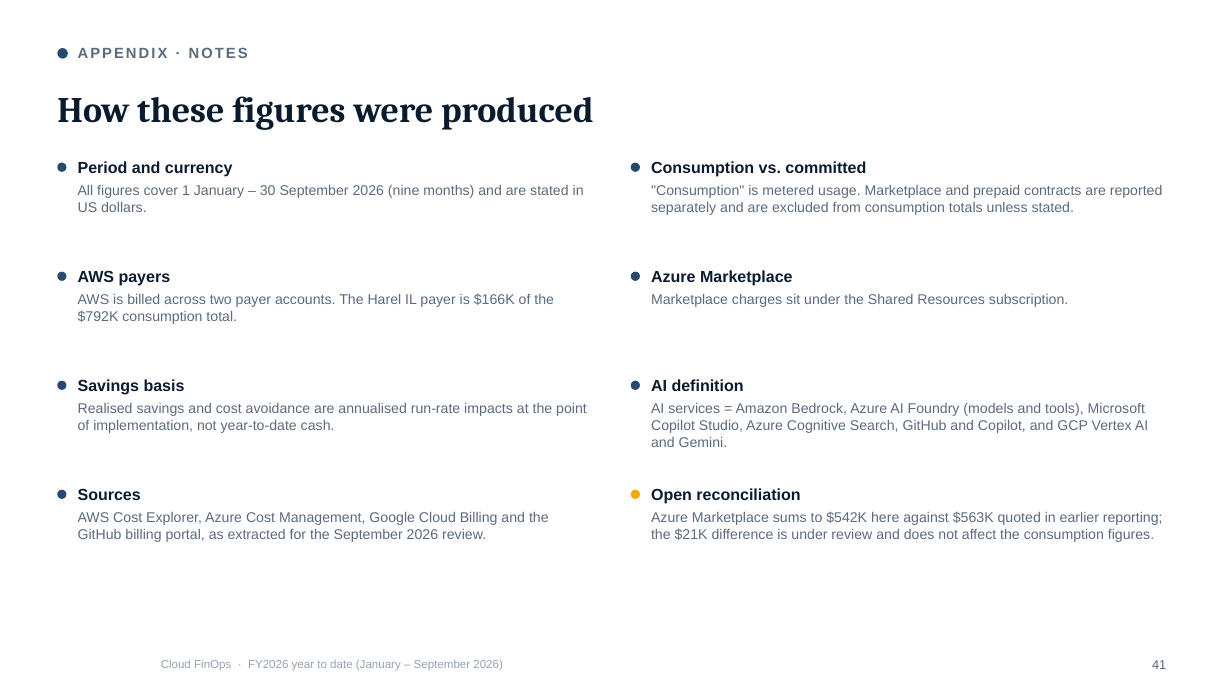
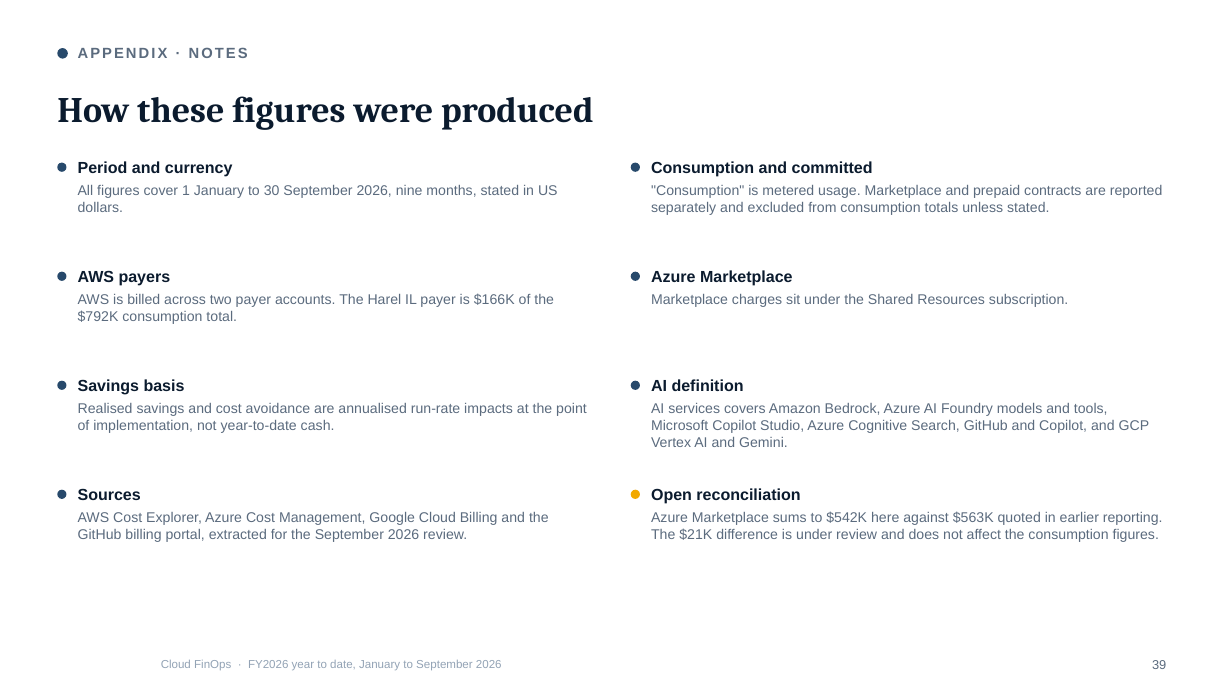
Before and after one commit to arielga5-code/Finops, a slide deck: slide 39 of presentations/Cloud_FinOps_Harel_FY2026_September.pptx (slide 41 before the commit). Drawn at 1232x693 pixels with LibreOffice and Linux fonts; fonts in the diff are those of the drawing; background and template pictures are left out. Boxes give left, top, right and bottom in pixels: in the first picture for what was removed or moved away, otherwise in the second. Text is boxed around its words. In the diff, an @@ line names an element or a change of style, - is before the commit and + after.

```diff
--- a/presentations/Cloud_FinOps_Harel_FY2026_September.pptx
+++ b/presentations/Cloud_FinOps_Harel_FY2026_September.pptx
@@ text at <box>651,161,873,177</box>: text changed @@
-Consumption vs. committed
+Consumption and committed
@@ text at <box>78,185,558,212</box>: text changed @@
-All figures cover 1 January – 30 September 2026 (nine months) and are stated in US dollars.
+All figures cover 1 January to 30 September 2026, nine months, stated in US dollars.
@@ text at <box>651,185,1163,215</box>: text changed @@
-"Consumption" is metered usage. Marketplace and prepaid contracts are reported separately and are excluded from consumption totals unless stated.
+"Consumption" is metered usage. Marketplace and prepaid contracts are reported separately and excluded from consumption totals unless stated.
@@ text at <box>651,403,1150,447</box>: text changed @@
-AI services = Amazon Bedrock, Azure AI Foundry (models and tools), Microsoft Copilot Studio, Azure Cognitive Search, GitHub and Copilot, and GCP Vertex AI and Gemini.
+AI services covers Amazon Bedrock, Azure AI Foundry models and tools, Microsoft Copilot Studio, Azure Cognitive Search, GitHub and Copilot, and GCP Vertex AI and Gemini.
@@ text at <box>78,512,549,542</box>: text changed @@
-AWS Cost Explorer, Azure Cost Management, Google Cloud Billing and the GitHub billing portal, as extracted for the September 2026 review.
+AWS Cost Explorer, Azure Cost Management, Google Cloud Billing and the GitHub billing portal, extracted for the September 2026 review.
@@ text at <box>651,511,1163,542</box>: text changed @@
-Azure Marketplace sums to $542K here against $563K quoted in earlier reporting; the $21K difference is under review and does not affect the consumption figures.
+Azure Marketplace sums to $542K here against $563K quoted in earlier reporting. The $21K difference is under review and does not affect the consumption figures.
@@ text at <box>161,660,502,671</box>: text changed @@
-Cloud FinOps · FY2026 year to date (January – September 2026)
+Cloud FinOps · FY2026 year to date, January to September 2026
@@ page number at <box>1152,660,1166,669</box>: text changed @@
-41
+39
```
Also in this commit, not shown: 38 other slides changed, 2 slides removed, 15 other files.
